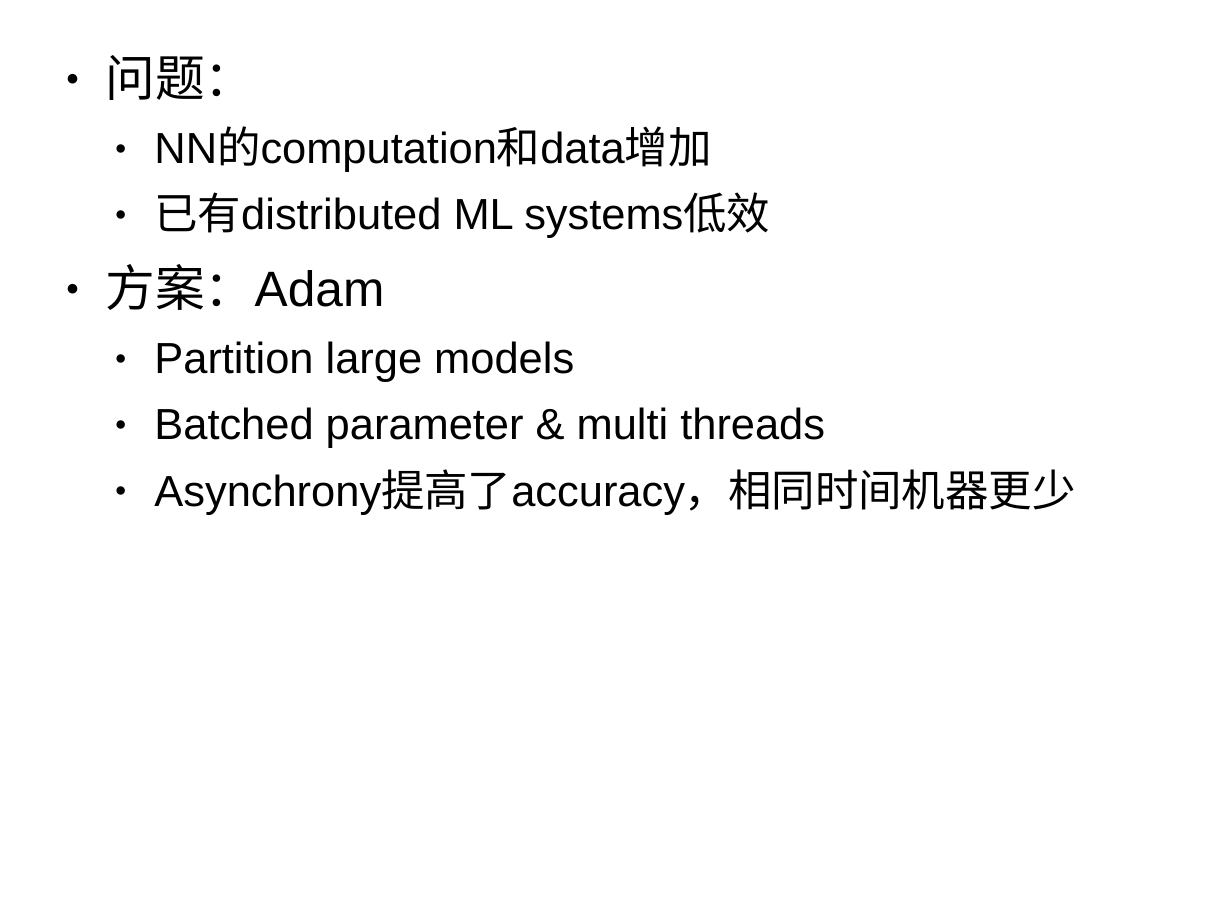
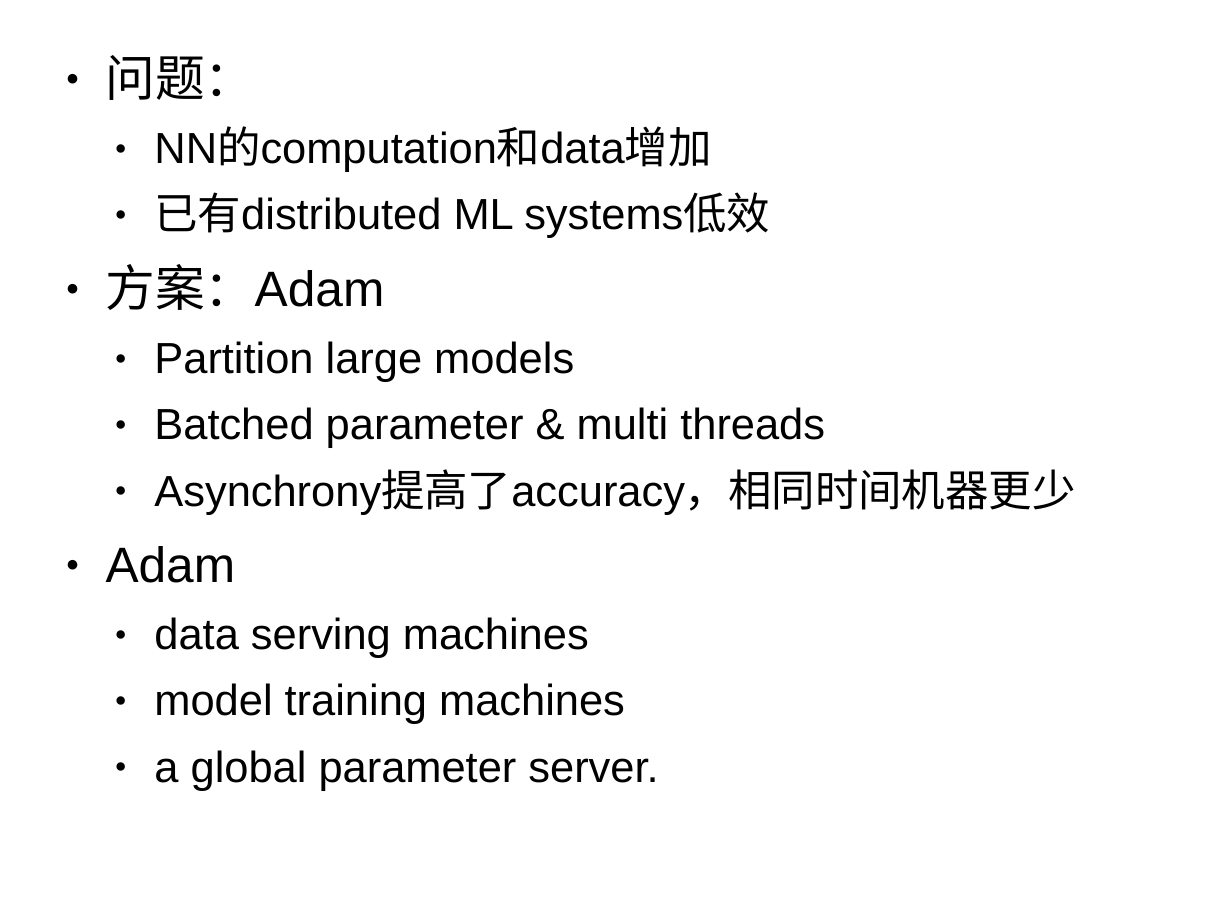
Before and after one commit to GBXU/LearnDemo, a slide deck: slide 4 of Notes/distributed ML systems scalability.pptx. Drawn at 1232x924 pixels with LibreOffice and Linux fonts; fonts in the diff are those of the drawing. Boxes give left, top, right and bottom in pixels: in the first picture for what was removed or moved away, otherwise in the second. Text is boxed around its words. In the diff, an @@ line names an element or a change of style, - is before the commit and + after.

```diff
--- a/Notes/distributed ML systems scalability.pptx
+++ b/Notes/distributed ML systems scalability.pptx
@@ text at (106,546,658,791): paragraphs added @@
+● Adam
+  ● data serving machines
+  ● model training machines
+  ● a global parameter server.
```
Also in this commit, not shown: 1 other slide changed, 7 slides added, 1 slide removed.
